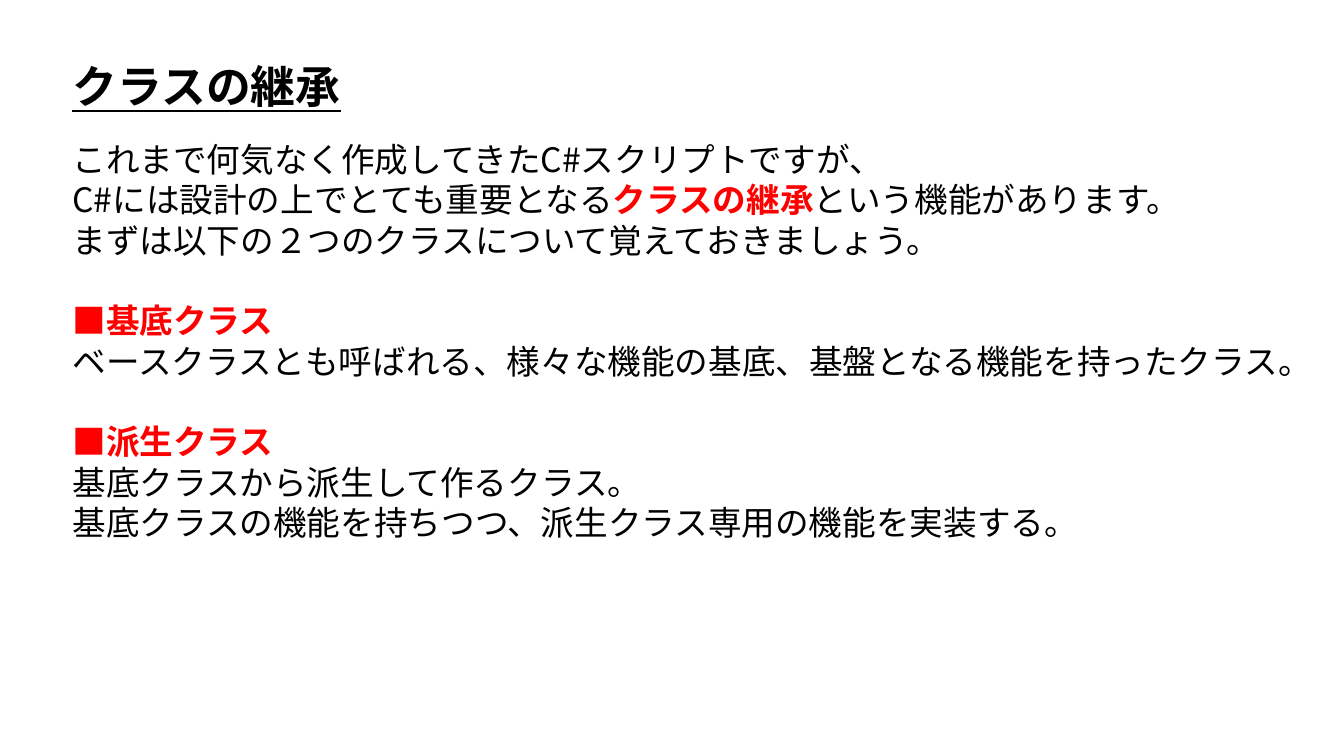
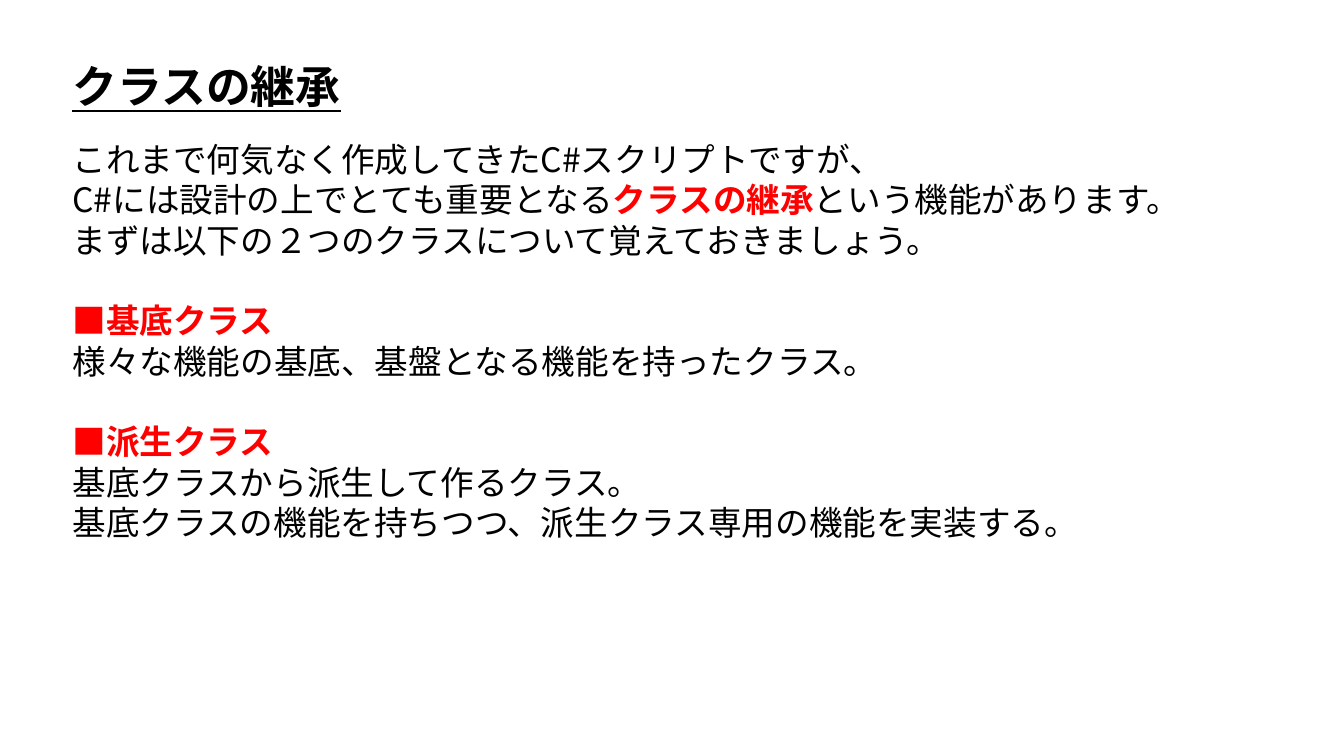
Before and after one commit to ArakiYusuke-Ohara/Textbook, a slide deck: slide 1 of ゲーム科1年/01_後期/ゲームエンジンⅡ/02_クラスの継承.pptx. Drawn at 1344x756 pixels with LibreOffice and Linux fonts; fonts in the diff are those of the drawing. Boxes give left, top, right and bottom in pixels: in the first picture for what was removed or moved away, otherwise in the second. Text is boxed around its words. In the diff, an @@ line names an element or a change of style, - is before the commit and + after.

```diff
--- a/ゲーム科1年/01_後期/ゲームエンジンⅡ/02_クラスの継承.pptx
+++ b/ゲーム科1年/01_後期/ゲームエンジンⅡ/02_クラスの継承.pptx
@@ text at [73,345,878,377]: text changed @@
-ベースクラスとも呼ばれる、様々な機能の基底、基盤となる機能を持ったクラス。
+様々な機能の基底、基盤となる機能を持ったクラス。
```
Also in this commit, not shown: 8 other files.
